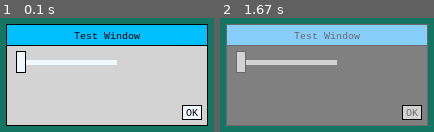
Above: before the commit, frames 1-2 (left to right).
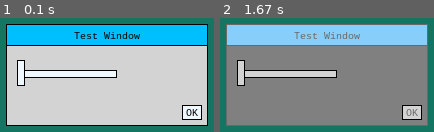
Above: after the commit, the same moments.

Repository: alexetsnyder/OuroborosPython
Game: pygame game, started from Pygame/Maps/IslandMaps/window.py
Two runs of this game, one before a commit and one after it. Both use one fixed random seed, a clock stepped at 60 frames per second and the inputs below.
Inputs (mouse positions are in pixels of both pictures, inside the frame that each line leads up to):
- Up to frame 1 (0.1 s): no input
- Up to frame 2 (1.67 s): press the mouse at (outside the picture) at 0.37 s; move the mouse to (outside the picture) at 0.47 s; release the mouse at (outside the picture) at 0.6 s; tap S at 1.17 s

The runs differ from the first frame. In frame 1, 5.9% of the frame differs, in the area x 7-55%, y 28-60%; in frame 2, 5.7%.

Commit message:
Border Rect for Slider
Added the border rect to the slider, the numbering is off now, and needs to be fixed.

Diff:
--- a/Pygame/Maps/IslandMaps/controls.py
+++ b/Pygame/Maps/IslandMaps/controls.py
@@ -484,18 +484,15 @@
 		self.value = 0
 		self.tick_value = 0
 		self.length = length
-		self.fixed_height = 5
+		self.fixed_height = 8
 		self.is_dragging = False
 		self.slider_width = slider_width
-		self.sw, self.sh = self.slider_size = (slider_width, 4 * self.fixed_height)
-		self.bar = go.Rect((0, 0), (length, self.fixed_height))
-		self.slider_border = go.Rect((0, 0), tuple(x + 2 for x in self.slider_size), width=1)
-		self.slider = go.Rect((0, 0), self.slider_size)
+		self.sw, self.sh = self.slider_size = (slider_width, 2 * self.fixed_height + 10)
+		self.bar = go.BorderedRect((0, 0), (length, self.fixed_height))
+		self.slider = go.BorderedRect((0, 0), self.slider_size)
 		self.set_size((length, self.sh))
 		self.set_position(left_top)
-		print(self.bar.right - self.bar.left - slider_width)
 		self.tick_length = (self.bar.right - self.bar.left - slider_width) / 100
-		print(self.tick_length)
 		self.wire_events()
 
 	def wire_events(self):
@@ -519,23 +516,20 @@
 				x = self.bar.right - self.slider.w // 2
 			self.tick_value = x - self.bar.left
 			self.post_tick_event()
-			self.slider_border.center_on((x, self.slider_border.y))
-			self.slider.center_on((x, self.slider_border.y))
+			self.slider.center_on((x, self.y))
 
 	def post_tick_event(self):
 		events.UserEvent(CustomEvent.SLIDER_TICK).post(value=round(self.tick_value / self.tick_length - self.slider_width / 2.0))
 
 	def set_position(self, left_top):
 		super().set_position(left_top)
-		self.bar.set_position(left_top)
-		self.slider_border.center_on((self.left + self.slider.w // 2, self.bar.y))
-		self.slider.center_on((self.left + self.slider.w // 2, self.bar.y))
+		self.slider.set_position(self.left_top)
+		self.bar.set_position((self.left, self.slider.y - self.bar.h // 2))
 
 	def draw(self, surface):
 		color = self.get_style('default').color
 		if self.is_visible:
 			self.bar.draw(surface, color)
-			self.slider_border.draw(surface, self.get_style('default_border').color)
 			self.slider.draw(surface, color)
 
 if __name__=='__main__':
